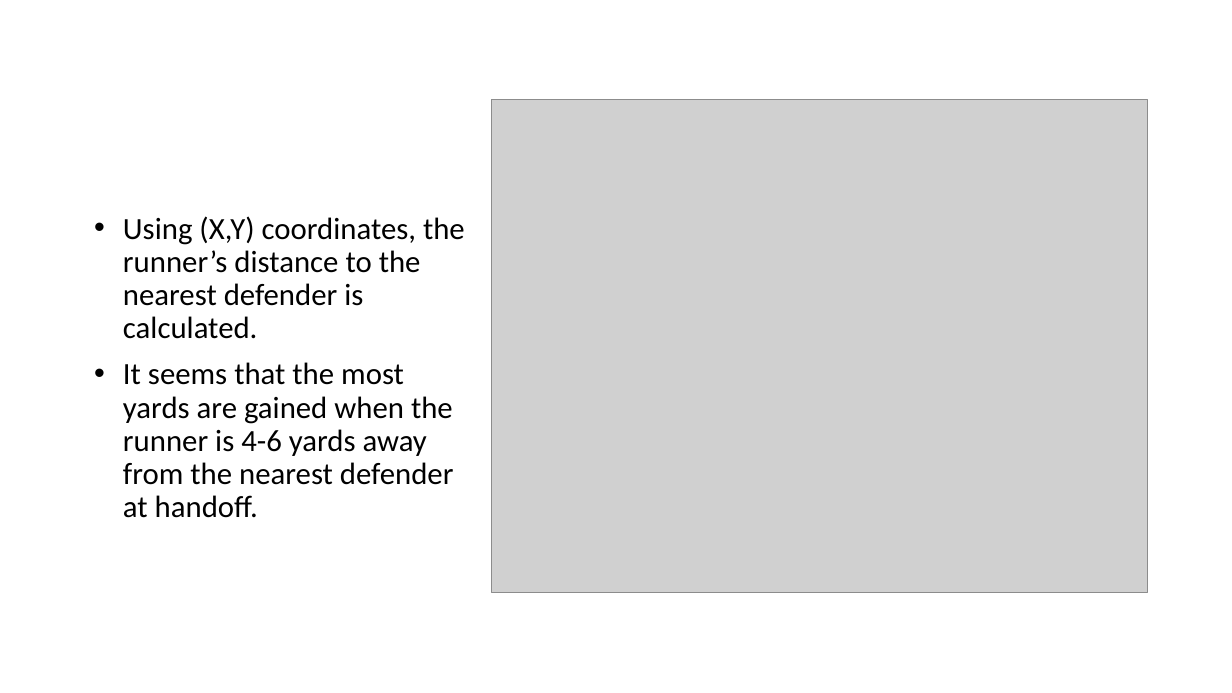
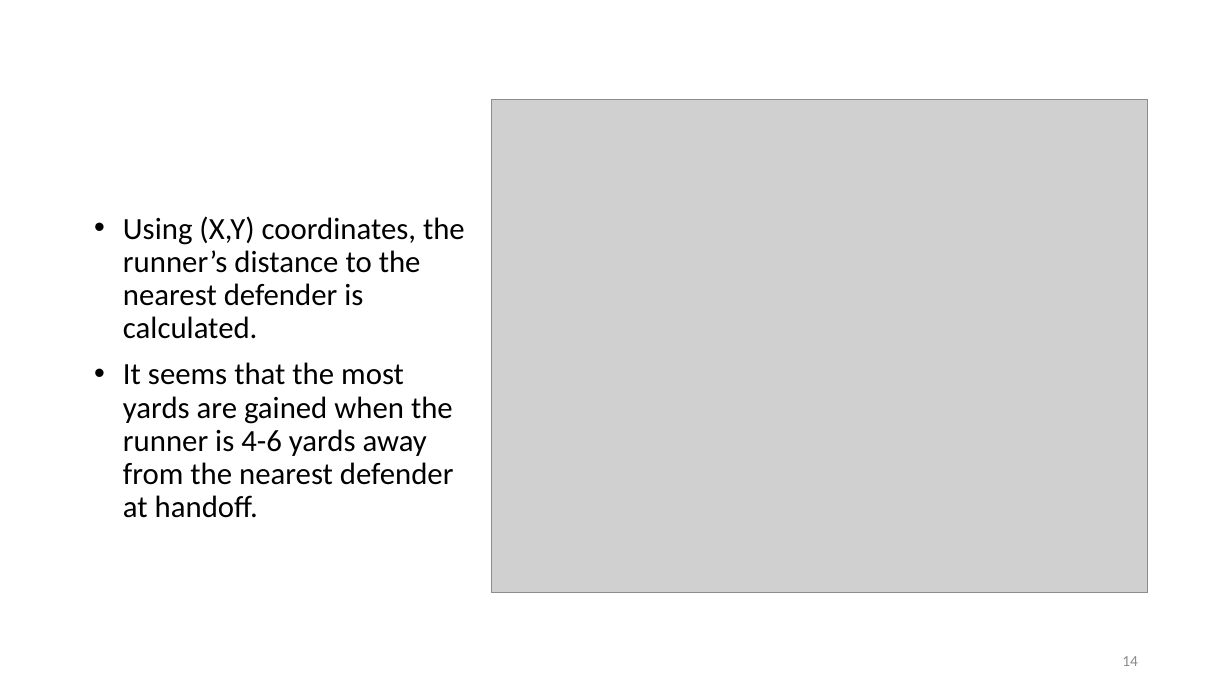
Before and after one commit to ted091020/Capstone-Project, a slide deck: slide 14 of EDA.pptx (slide 15 before the commit). Drawn at 1232x693 pixels with LibreOffice and Linux fonts; fonts in the diff are those of the drawing; grey boxes stand for pictures. Boxes give left, top, right and bottom in pixels: in the first picture for what was removed or moved away, otherwise in the second. Text is boxed around its words. In the diff, an @@ line names an element or a change of style, - is before the commit and + after.

```diff
--- a/EDA.pptx
+++ b/EDA.pptx
@@ page number added at <box>1122,656,1138,666</box>, 12 pt, text #8C8C8C @@
+14
```
Also in this commit, not shown: 14 other slides changed, 3 slides added, 4 slides removed.
